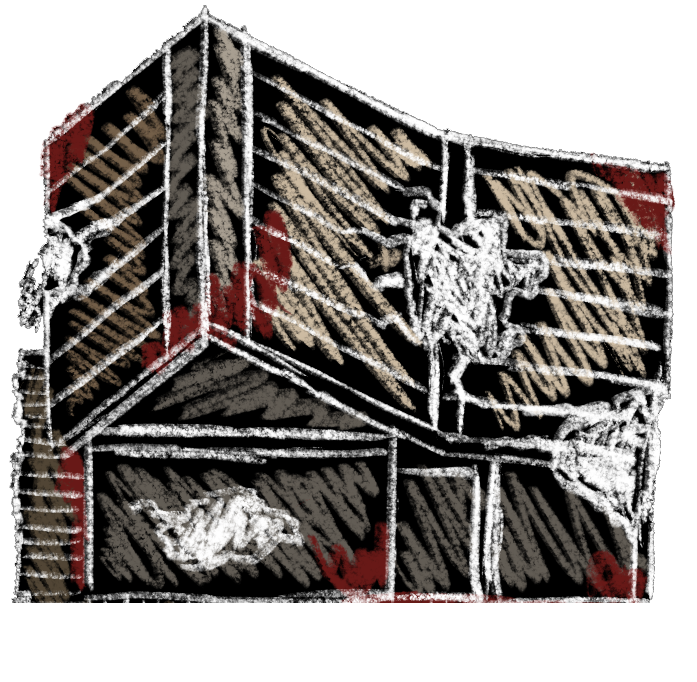
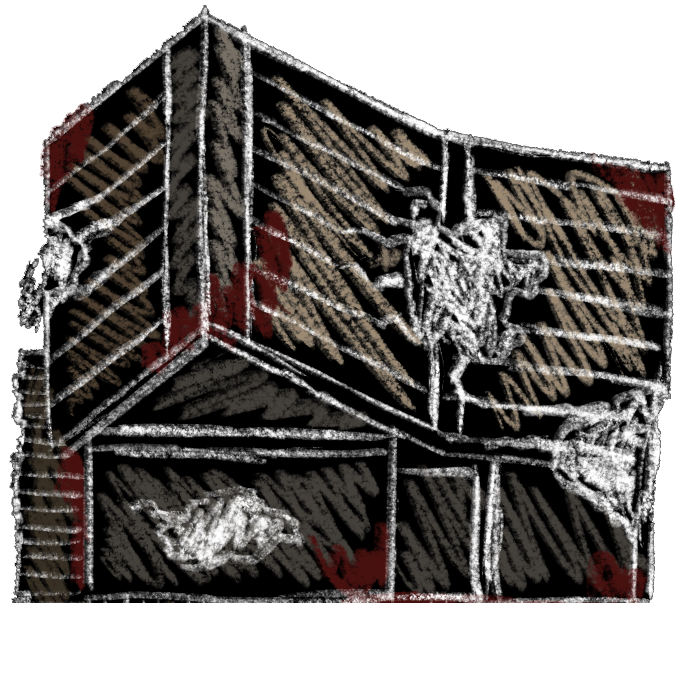
The second (697, 682) image is a revision of the first. Changes to its layers:
pixels changed over [9,5,675,603] (layer not identified)
